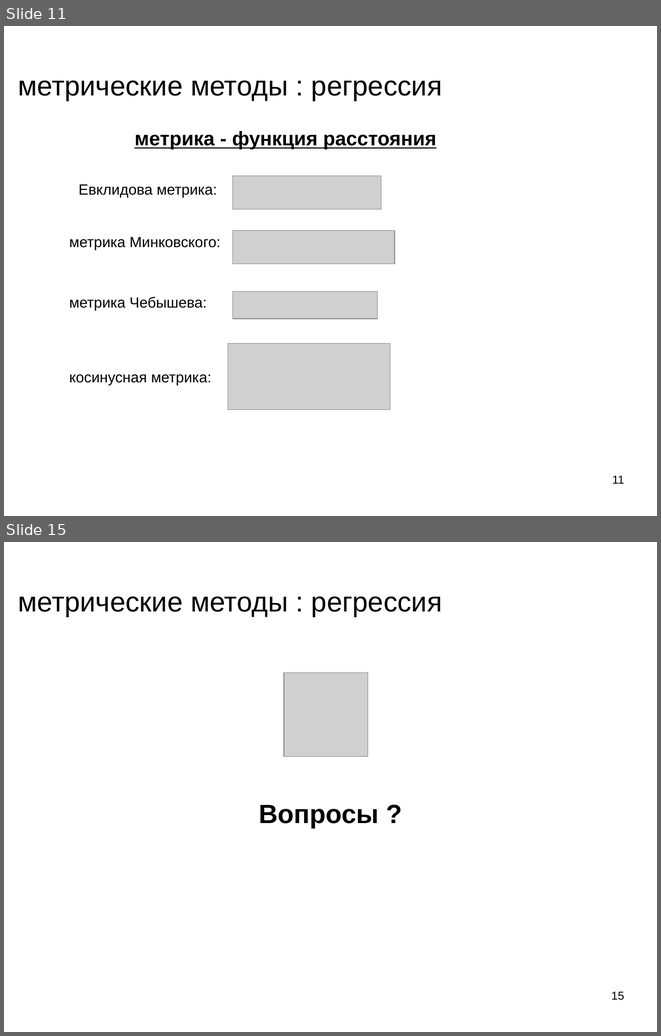
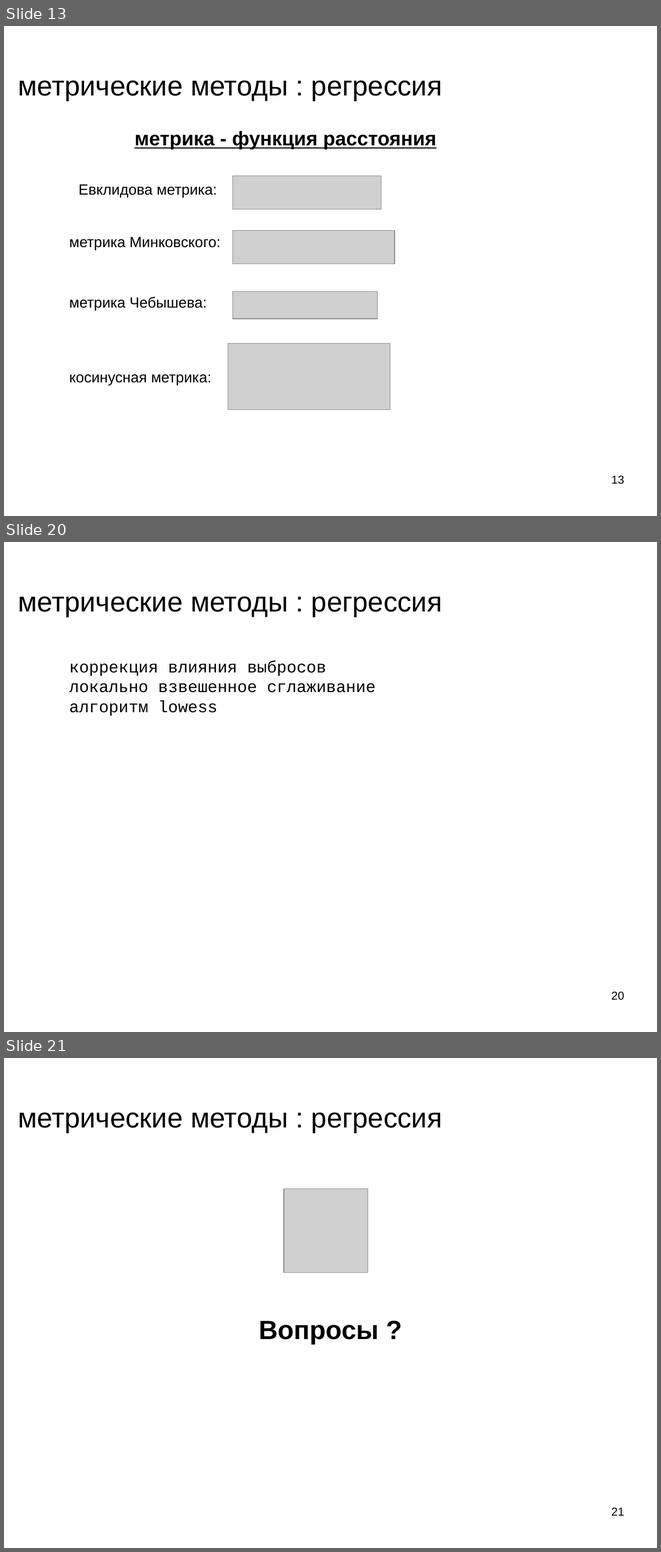
Before and after one commit to mechanoid5/ml_lectorium_legacy, a slide deck: 05-regression-metric.odp. Shown one above the other, each under a label of ours: slides 11 and 15 before the commit, slides 13, 20 and 21 after it; the slides between them are not shown. The pictures are 661x1036 and 661x1552 pixels, drawn with LibreOffice and Linux fonts; fonts in the diff are those of the drawing; grey boxes stand for pictures; background and template pictures are left out. Boxes give left, top, right and bottom in pixels: in the first picture for what was removed or moved away, otherwise in the second. Text is boxed around its words. In the diff, an @@ line names an element or a change of style, - is before the commit and + after.

```diff
--- a/05-regression-metric.odp
+++ b/05-regression-metric.odp
@@ slide 20 added at [4,542,657,1032], background picture (left out) @@
@@ title added at [18,596,442,617], 33.9 pt, text #000000 @@
+метрические методы : регрессия
@@ subtitle added at [69,661,376,716], 20 pt, text #000000 @@
+коррекция влияния выбросов
+локально взвешенное сглаживание
+алгоритм lowess
@@ page number added at [611,991,624,1000], 14 pt, text #000000 @@
+20
@@ what was slide 11 is now slide 13 @@
@@ page number at [611,475,624,484]: text changed @@
-11
+13
@@ what was slide 15 is now slide 21 @@
@@ page number at [611,1507,624,1515]: text changed @@
-15
+21
```
Also in this commit, not shown: 6 slides changed, 6 other slides added, 1 slide removed.
